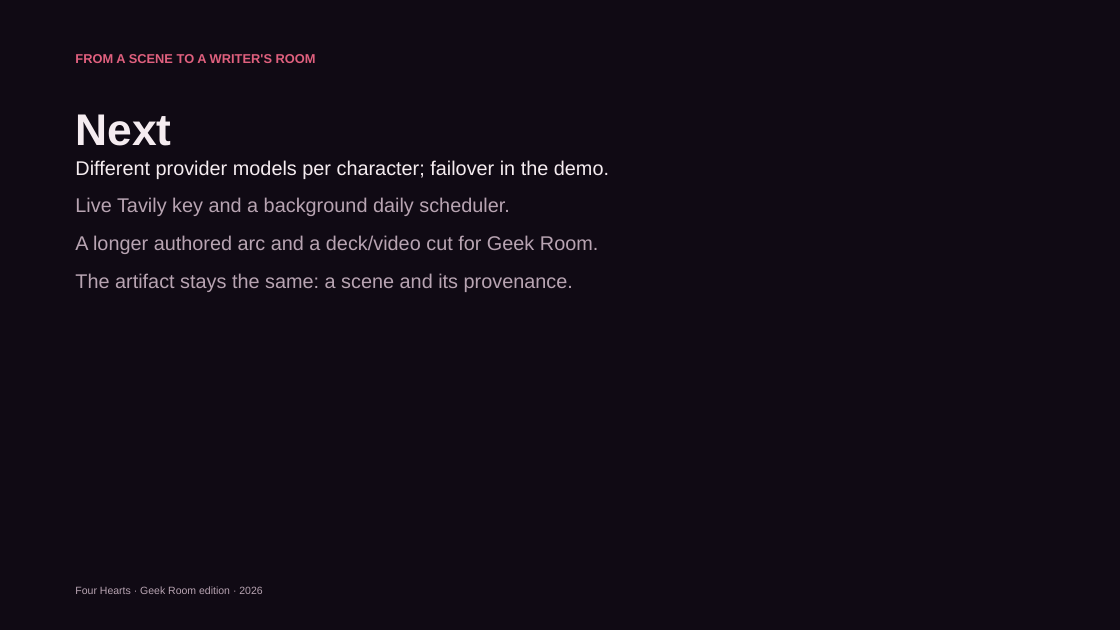
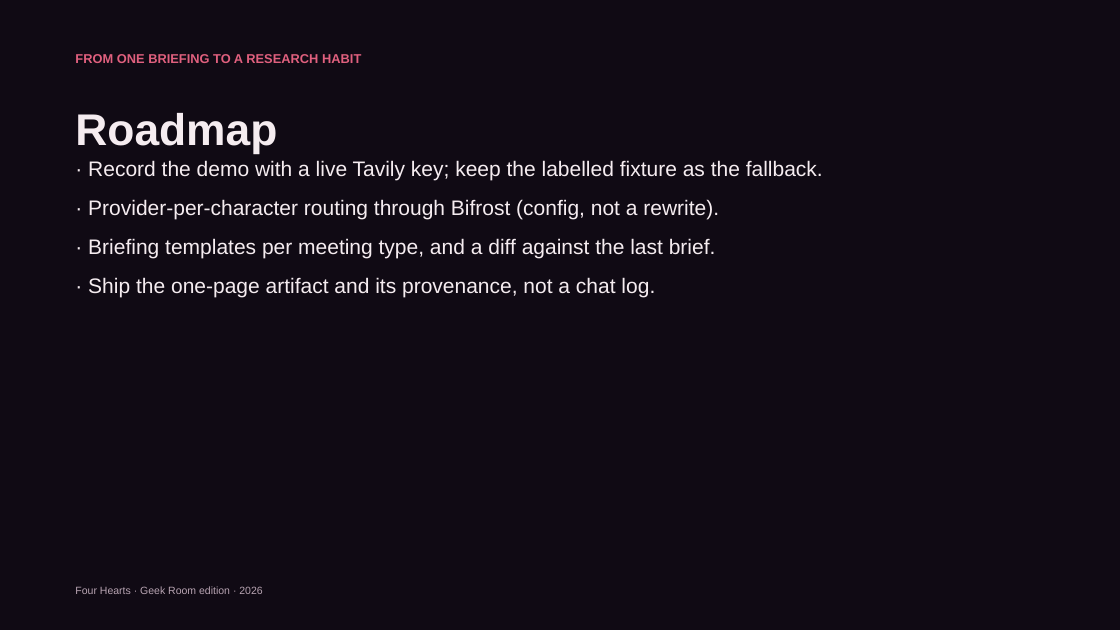
Before and after one commit to charlot3/switch-world, a slide deck: slide 7 of docs/switch-world-geekroom-pitch.pptx (slide 10 before the commit). Drawn at 1120x630 pixels with LibreOffice and Linux fonts; fonts in the diff are those of the drawing. Boxes give left, top, right and bottom in pixels: in the first picture for what was removed or moved away, otherwise in the second. Text is boxed around its words. In the diff, an @@ line names an element or a change of style, - is before the commit and + after.

```diff
--- a/docs/switch-world-geekroom-pitch.pptx
+++ b/docs/switch-world-geekroom-pitch.pptx
@@ text at [75,54,361,63]: text changed @@
-FROM A SCENE TO A WRITER'S ROOM
+FROM ONE BRIEFING TO A RESEARCH HABIT
@@ text at [75,113,277,153]: text changed @@
-Next
+Roadmap
@@ text at [88,160,823,298]: text changed; size 17 to 18 pt; text colour #B8A4B2 to #F5ECF0 @@
-Different provider models per character; failover in the demo.
-Live Tavily key and a background daily scheduler.
-A longer authored arc and a deck/video cut for Geek Room.
-The artifact stays the same: a scene and its provenance.
+· Record the demo with a live Tavily key; keep the labelled fixture as the fallback.
+· Provider-per-character routing through Bifrost (config, not a rewrite).
+· Briefing templates per meeting type, and a diff against the last brief.
+· Ship the one-page artifact and its provenance, not a chat log.
```
Also in this commit, not shown: 3 other slides changed, 3 slides added, 6 slides removed, 28 other files.
